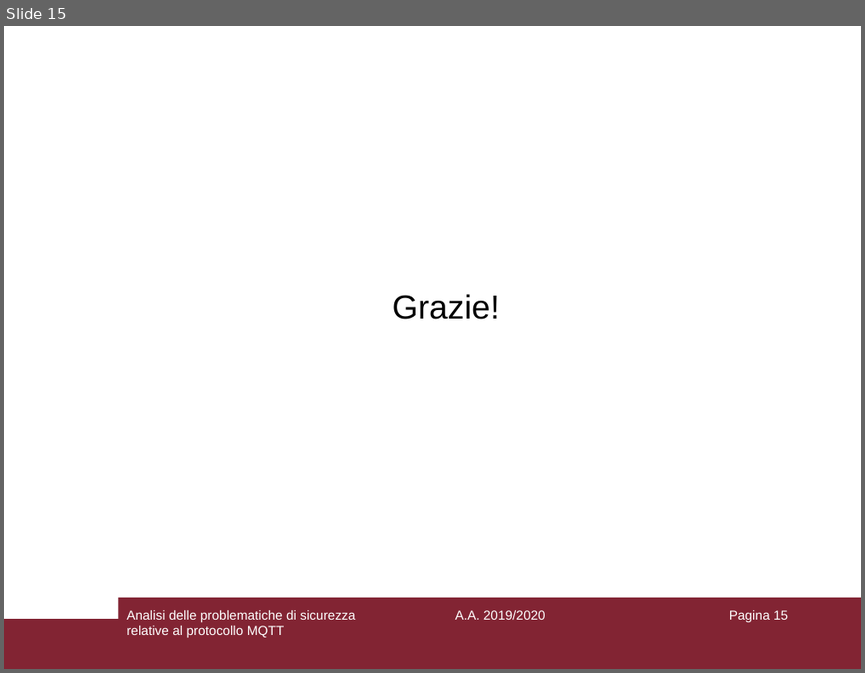
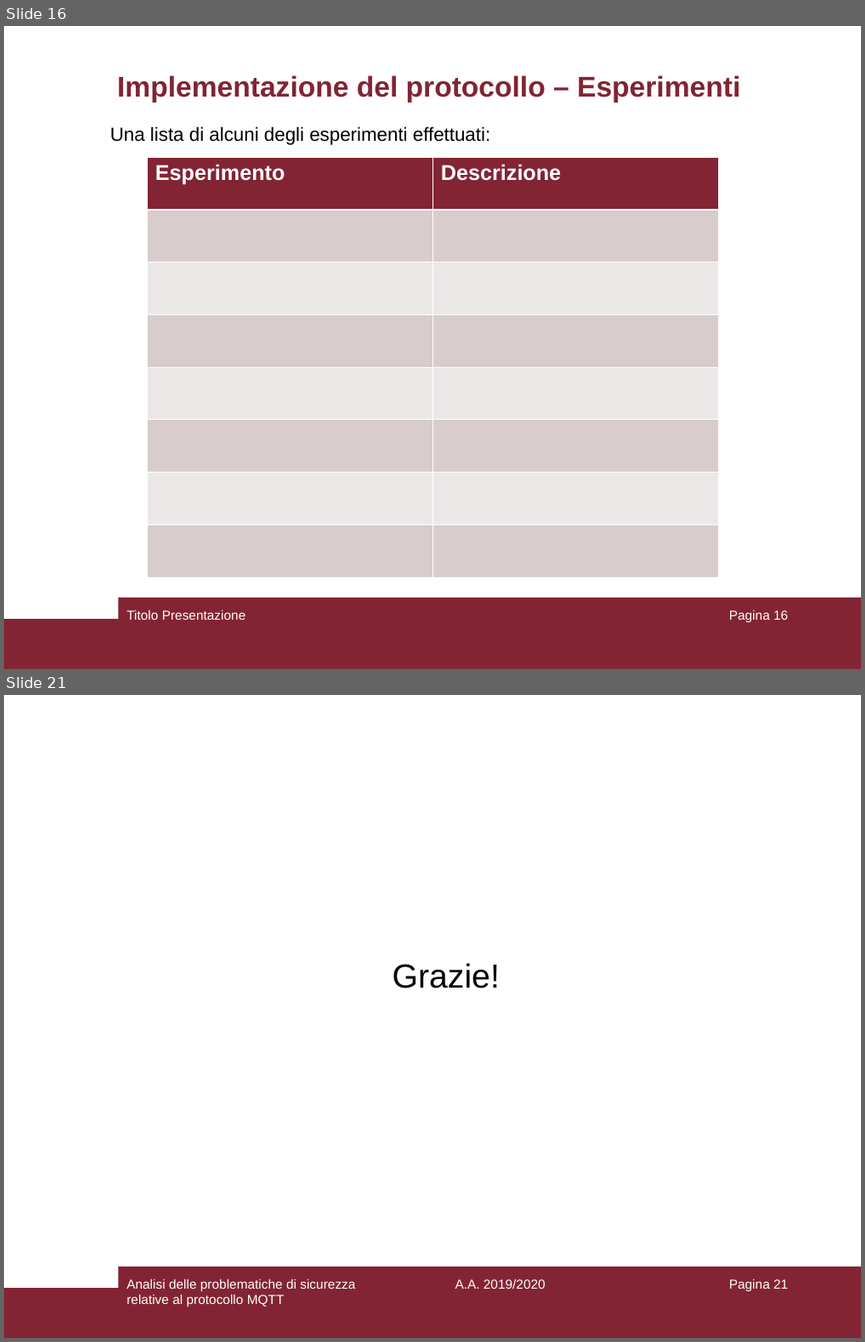
Before and after one commit to aedoardo/bachelor-degree-thesis, a slide deck: slides/Presentazione.ppt. Shown one above the other, each under a label of ours: slide 15 before the commit, slides 16 and 21 after it; the slides between them are not shown. The pictures are 865x673 and 865x1342 pixels, drawn with LibreOffice and Linux fonts; fonts in the diff are those of the drawing. Boxes give left, top, right and bottom in pixels: in the first picture for what was removed or moved away, otherwise in the second. Text is boxed around its words. In the diff, an @@ line names an element or a change of style, - is before the commit and + after.

```diff
--- a/slides/Presentazione.ppt
+++ b/slides/Presentazione.ppt
@@ slide 16 added at bbox=[4, 26, 861, 669], background #FFFFFF; not listed: 2 template elements that a slide beside it also shows @@
@@ title added at bbox=[117, 75, 740, 102], 24 pt, text #822433, bold @@
+Implementazione del protocollo – Esperimenti
@@ text added at bbox=[110, 126, 490, 145], 16 pt, text #000000 @@
+Una lista di alcuni degli esperimenti effettuati:
@@ table added at bbox=[147, 157, 718, 577], 8 rows, 2 columns @@
+Esperimento | Descrizione
+ | 
+ | 
+ | 
+ | 
+ | 
+ | 
+ | 
@@ text added at bbox=[126, 610, 246, 619], 11 pt, text #FFFFFF @@
+Titolo Presentazione
@@ page number added at bbox=[729, 610, 788, 622], 11 pt, text #FFFFFF @@
+Pagina 16
@@ what was slide 15 is now slide 21 @@
@@ page number at bbox=[729, 1279, 788, 1291]: text changed @@
-Pagina 15
+Pagina 21
```
Also in this commit, not shown: 13 slides changed, 6 other slides added.
